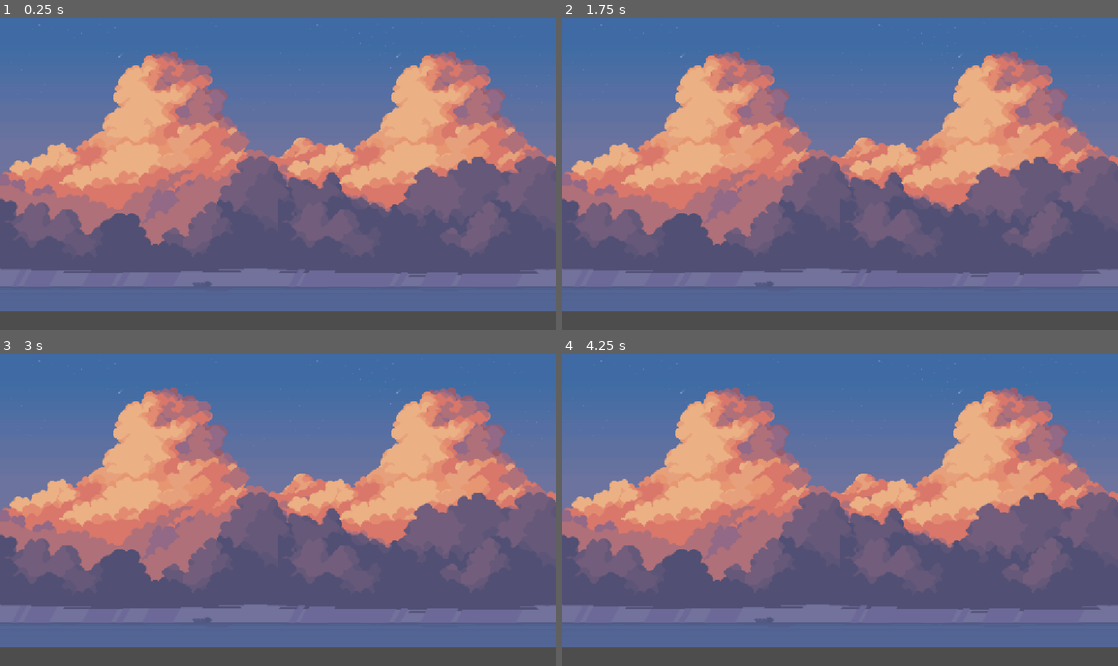
Above: before the commit, frames 1-4 (two rows, left to right).
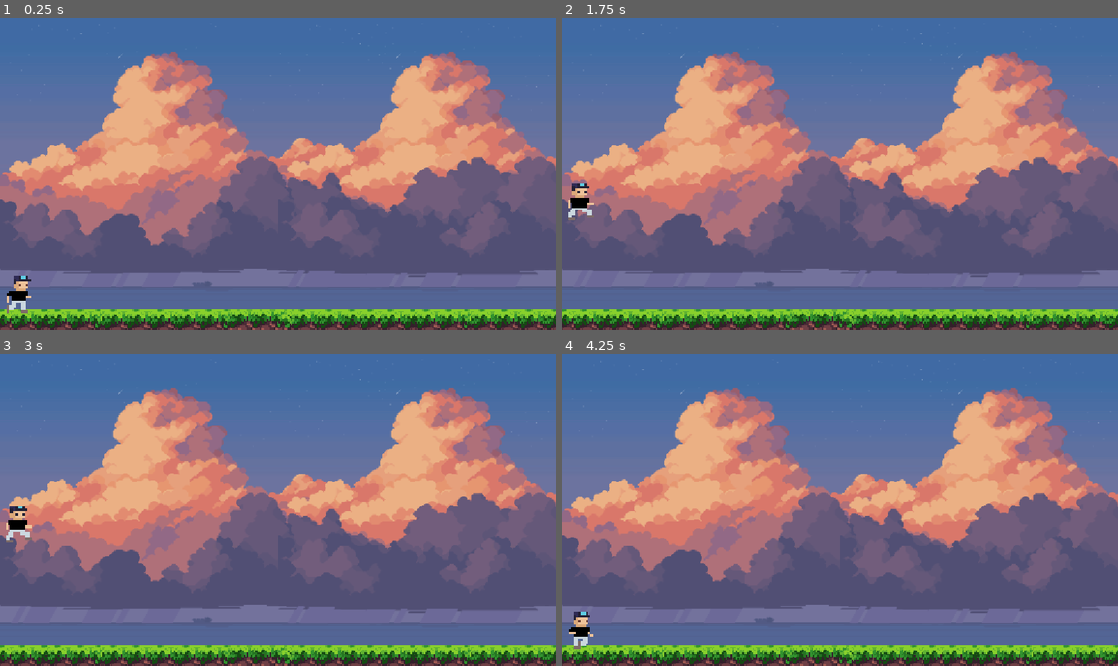
Above: after the commit, the same moments.

Repository: KKhujo/Loverboi
Game: Godot game, scene res://scenes/main.tscn
Two runs of this game, one before a commit and one after it. Both use one fixed random seed, a clock stepped at 60 frames per second and the inputs below. Before the commit the project starts from res://scenes/bg.tscn.
Inputs (mouse positions are in pixels of both pictures, inside the frame that each line leads up to):
- Up to frame 1 (0.25 s): no input
- Up to frame 2 (1.75 s): tap Enter (ui_accept) at 0.5, 0.6, 1.55 s; move the mouse to (962, 158) at 0.52 s; click (962, 158) at 0.77 s; click (962, 158) at 0.8 s; click (962, 158) at 1.07 s; move the mouse to (728, 189) at 1.27 s; click (728, 189) at 1.35 s; click (728, 189) at 1.52 s
- Up to frame 3 (3 s): click (166, 525) at 1.82 s; move the mouse to (333, 441) at 2.02 s; tap Enter (ui_accept) at 2.1, 2.75, 2.85 s; click (333, 441) at 2.3 s; move the mouse to (250, 572) at 2.77 s
- Up to frame 4 (4.25 s): click (812, 572) at 3.02 s; click (812, 572) at 3.32 s; move the mouse to (1006, 556) at 3.52 s; click (1006, 556) at 3.6 s; click (1006, 556) at 3.77 s; click (1006, 556) at 4.07 s

The runs differ from the first frame. In frame 1, 7.9% of the frame differs, in the area x 0-100%, y 2-100%; in frame 2, 7.9%; in frame 3, 7.9%; in frame 4, 7.9%.

Commit message:
Fixed main scene and added a whole bunnch of other stuff

Diff:
--- /dev/null
+++ b/boulder.tscn
@@ -0,0 +1,12 @@
+[gd_scene format=3 uid="uid://o2bew7opv37s"]
+
+[ext_resource type="Texture2D" uid="uid://cwk5nv11hid8e" path="res://sprites/boulder.png" id="1_n2vxl"]
+
+[node name="boulder" type="Area2D" unique_id=1234991109]
+
+[node name="Sprite2D" type="Sprite2D" parent="." unique_id=185537802]
+texture_filter = 1
+texture = ExtResource("1_n2vxl")
+
+[node name="CollisionPolygon2D" type="CollisionPolygon2D" parent="." unique_id=1157651867]
+polygon = PackedVector2Array(47.100006, -46, -2.9000015, -46, -22.800003, -24, -38.5, -24, -55.5, -14, -58.9, -14, -93.9, 24, -94, 40.5, -87.3, 46, 94, 46, 94, 17.7, 92, 18.699997, 92, 15.299999, 79, -1.7000008, 82, -5.299999, 82, -12.599998, 76, -21.7, 76, -24.9, 60, -40, 60, -41.4)
--- /dev/null
+++ b/cow.tscn
@@ -0,0 +1,12 @@
+[gd_scene format=3 uid="uid://c0upxmuf8m86k"]
+
+[ext_resource type="Texture2D" uid="uid://3kejh68os2u3" path="res://sprites/cow.png" id="1_nuh3y"]
+
+[node name="cow" type="Area2D" unique_id=489883872]
+
+[node name="Sprite2D" type="Sprite2D" parent="." unique_id=531327386]
+texture_filter = 1
+texture = ExtResource("1_nuh3y")
+
+[node name="CollisionPolygon2D" type="CollisionPolygon2D" parent="." unique_id=834531377]
+polygon = PackedVector2Array(-48, -45, -48, -34.2, -42.8, -29, -37, -29, -37, -21.1, -40, -19.1, -40, -8.200001, -33.8, -2, -31, -2, -31, 15.900002, -25, 20.900002, -25, 45, 4, 45, 4, 25, 12.200001, 25, 17, 29.800003, 17, 45, 46, 45, 46.9, 31, 48, 31, 48, -16.6, 44, -20, 44, -22, 3.0999985, -22, 1.0999985, -25, -3.2000008, -25, -5, -26.8, -5, -29, 3.9000015, -29, 10.900002, -37, 12.200001, -37, 13.299999, -39, 10, -44.5)
--- a/project.godot
+++ b/project.godot
@@ -11,7 +11,7 @@
 [application]
 
 config/name="loverboi"
-run/main_scene="uid://bxgpq0q4r63t"
+run/main_scene="uid://d4gcy5sayx5nm"
 config/features=PackedStringArray("4.7", "GL Compatibility")
 
 [display]
--- a/scenes/ground.tscn
+++ b/scenes/ground.tscn
@@ -9,10 +9,10 @@
 
 [node name="Sprite2D" type="Sprite2D" parent="." unique_id=222686990]
 texture_filter = 1
-position = Vector2(903.99994, 624)
+position = Vector2(902.99994, 632)
 scale = Vector2(0.9868687, 1)
 texture = ExtResource("1_pybca")
 
 [node name="CollisionShape2D" type="CollisionShape2D" parent="." unique_id=593282479]
-position = Vector2(903.125, 625)
+position = Vector2(902, 640)
 shape = SubResource("RectangleShape2D_x4g88")
--- a/scenes/lover_boy.tscn
+++ b/scenes/lover_boy.tscn
@@ -1,23 +1,29 @@
 [gd_scene format=3 uid="uid://ii81fpjjh73k"]
 
-[ext_resource type="Texture2D" uid="uid://b7apuj5gf5wde" path="res://sprites/loverboi.png" id="1_cqvsh"]
-[ext_resource type="Texture2D" uid="uid://b762fvug65eif" path="res://sprites/loverboi-Run-Sheet.png" id="2_kip5n"]
+[ext_resource type="Texture2D" uid="uid://b55xlhttar6yv" path="res://sprites/loverboi.png" id="1_cqvsh"]
+[ext_resource type="Script" uid="uid://bojtb4snriicw" path="res://scripts/lover_boy.gd" id="1_kip5n"]
+[ext_resource type="Texture2D" uid="uid://b2fpau3bsxxtx" path="res://sprites/loverboi-Run-Sheet.png" id="2_kip5n"]
+[ext_resource type="Texture2D" uid="uid://cyxh6dr1bwie8" path="res://sprites/loverboi_jump.png" id="3_cd51h"]
 
-[sub_resource type="AtlasTexture" id="AtlasTexture_kip5n"]
-atlas = ExtResource("2_kip5n")
+[sub_resource type="AtlasTexture" id="AtlasTexture_51pu8"]
+atlas = ExtResource("3_cd51h")
 region = Rect2(0, 0, 55, 75)
 
 [sub_resource type="AtlasTexture" id="AtlasTexture_cd51h"]
 atlas = ExtResource("2_kip5n")
-region = Rect2(55, 0, 55, 75)
+region = Rect2(0, 0, 60, 75)
 
 [sub_resource type="AtlasTexture" id="AtlasTexture_fwd40"]
 atlas = ExtResource("2_kip5n")
-region = Rect2(110, 0, 55, 75)
+region = Rect2(60, 0, 60, 75)
 
 [sub_resource type="AtlasTexture" id="AtlasTexture_oru0c"]
 atlas = ExtResource("2_kip5n")
-region = Rect2(165, 0, 55, 75)
+region = Rect2(120, 0, 60, 75)
+
+[sub_resource type="AtlasTexture" id="AtlasTexture_lhtwn"]
+atlas = ExtResource("2_kip5n")
+region = Rect2(180, 0, 60, 75)
 
 [sub_resource type="SpriteFrames" id="SpriteFrames_4k2iy"]
 animations = [{
@@ -31,8 +37,13 @@
 }, {
 "frames": [{
 "duration": 1.0,
-"texture": SubResource("AtlasTexture_kip5n")
+"texture": SubResource("AtlasTexture_51pu8")
+}],
+"loop": 1,
+"name": &"jump",
+"speed": 5.0
 }, {
+"frames": [{
 "duration": 1.0,
 "texture": SubResource("AtlasTexture_cd51h")
 }, {
@@ -41,6 +52,9 @@
 }, {
 "duration": 1.0,
 "texture": SubResource("AtlasTexture_oru0c")
+}, {
+"duration": 1.0,
+"texture": SubResource("AtlasTexture_lhtwn")
 }],
 "loop": 1,
 "name": &"run",
@@ -48,16 +62,25 @@
 }]
 
 [sub_resource type="RectangleShape2D" id="RectangleShape2D_x4g88"]
-size = Vector2(49, 90)
+size = Vector2(49, 76)
+
+[sub_resource type="RectangleShape2D" id="RectangleShape2D_4k2iy"]
+size = Vector2(49, 81)
 
 [node name="LoverBoy" type="CharacterBody2D" unique_id=52732028]
 texture_filter = 1
+script = ExtResource("1_kip5n")
 
 [node name="AnimatedSprite2D" type="AnimatedSprite2D" parent="." unique_id=1060011234]
-position = Vector2(1, 7)
+z_index = 1
+position = Vector2(-3, -7)
 sprite_frames = SubResource("SpriteFrames_4k2iy")
-animation = &"idle"
+animation = &"jump"
 
 [node name="RunCollision" type="CollisionShape2D" parent="." unique_id=1006892924]
-position = Vector2(0.5, 7)
+position = Vector2(-4, -7)
 shape = SubResource("RectangleShape2D_x4g88")
+
+[node name="JumpCollision" type="CollisionShape2D" parent="." unique_id=735130809]
+position = Vector2(-2.5, -10.5)
+shape = SubResource("RectangleShape2D_4k2iy")
--- a/scenes/main.tscn
+++ b/scenes/main.tscn
@@ -4,14 +4,15 @@
 [ext_resource type="PackedScene" uid="uid://br1f5ii1sngix" path="res://scenes/ground.tscn" id="2_jyhfs"]
 [ext_resource type="PackedScene" uid="uid://ii81fpjjh73k" path="res://scenes/lover_boy.tscn" id="3_tbgi4"]
 
-[node name="Main" type="Node" unique_id=814457331]
+[node name="Node" type="Node" unique_id=814457331]
 
 [node name="ParallaxBackground" parent="." unique_id=145498883 instance=ExtResource("1_sugp2")]
 
 [node name="Ground" parent="." unique_id=1916897480 instance=ExtResource("2_jyhfs")]
+position = Vector2(0, -4)
 
 [node name="LoverBoy" parent="." unique_id=52732028 instance=ExtResource("3_tbgi4")]
-position = Vector2(59, 556)
+position = Vector2(43, 576)
 
 [node name="Camera2D" type="Camera2D" parent="." unique_id=1068113169]
-position = Vector2(576, 500)
+position = Vector2(577, 323)
--- /dev/null
+++ b/scripts/lover_boy.gd
@@ -0,0 +1,19 @@
+extends CharacterBody2D
+
+const SPEED = 300.0
+const GRAVITY = 4200
+const JUMP_VELOCITY = -1400
+
+func _physics_process(delta):
+	velocity.y += GRAVITY * delta
+	if is_on_floor():
+		$RunCollision.disabled = false
+		if Input.is_action_just_pressed ("ui_accept"):
+			velocity.y = JUMP_VELOCITY
+		else:
+			$AnimatedSprite2D.play("run")
+	else:
+		$AnimatedSprite2D.play("jump")
+		$RunCollision.disabled = true
+
+	move_and_slide()
Not shown, added: scripts/lover_boy.gd.uid
Binary file added: sprites/boulder.png
Not shown, added: sprites/boulder.png.import
Binary file added: sprites/cow.png
Not shown, added: sprites/cow.png.import
Binary file added: sprites/ground.aseprite
Binary file added: sprites/loverboi-Recovered-Sheet.aseprite
Binary file changed: sprites/loverboi-Run-Sheet.png
Not shown, added: sprites/loverboi-Run-Sheet.png.import
Not shown, added: sprites/loverboi.png.import
Binary file added: sprites/loverboi_jump.png
Not shown, added: sprites/loverboi_jump.png.import
